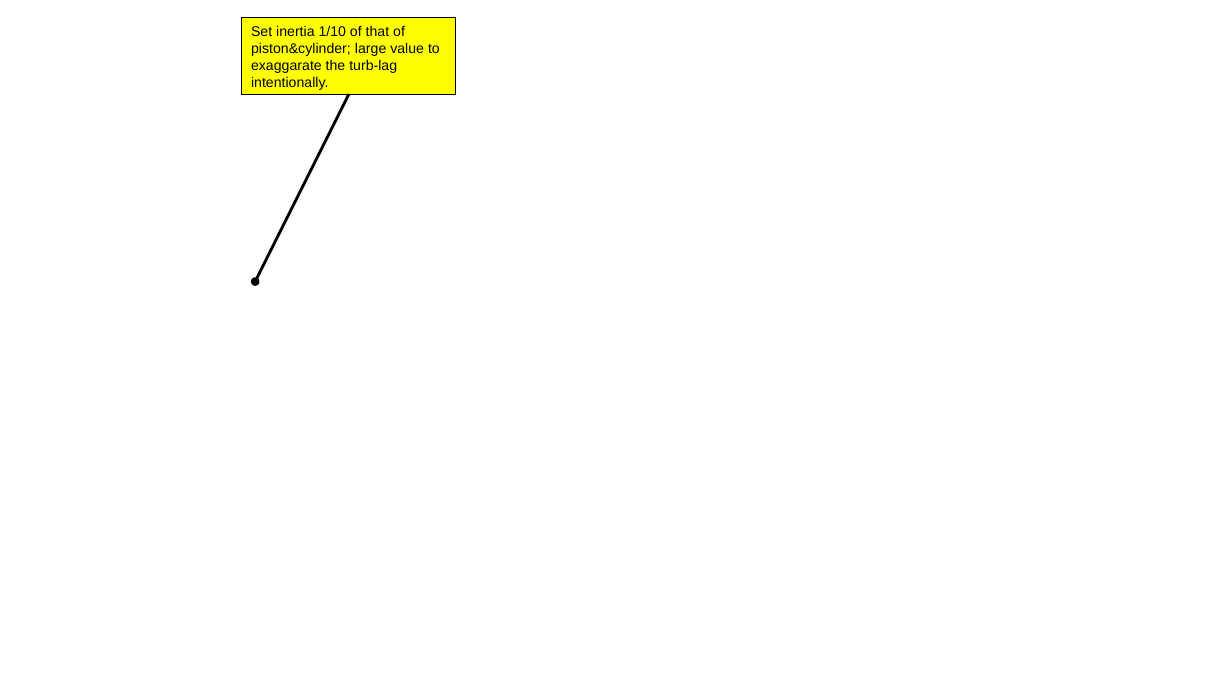
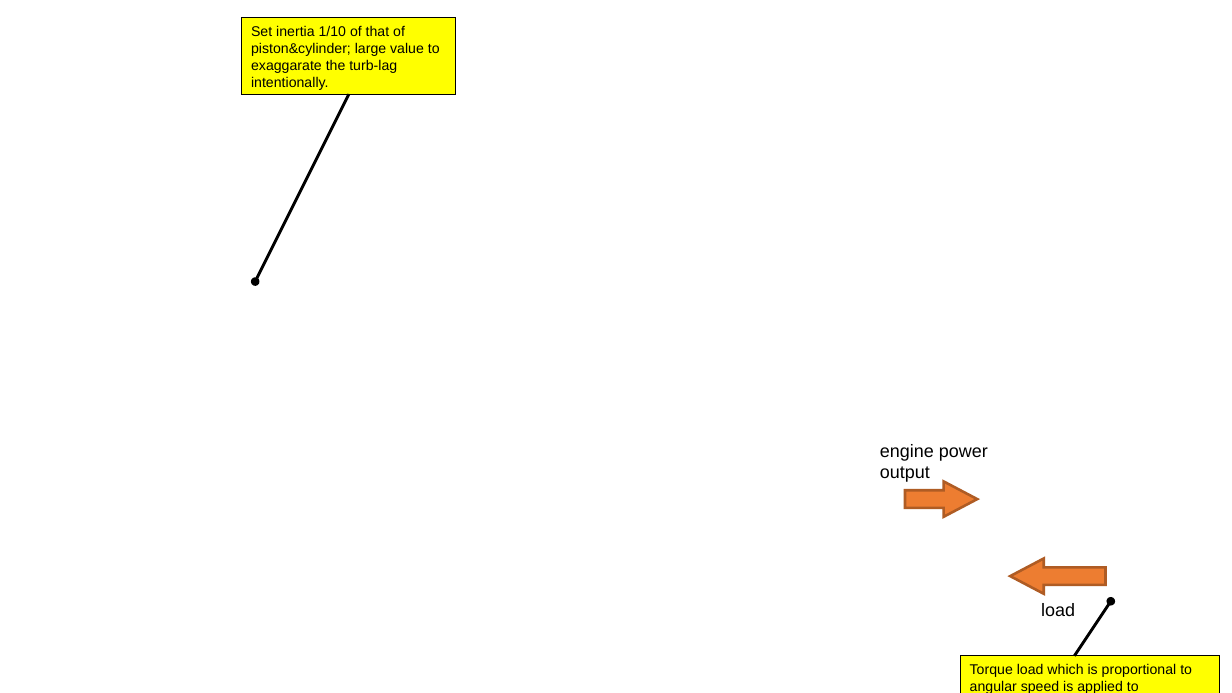
Before and after one commit to zeta-plusplus/PropulsionSystem, a slide deck: slide 2 of docs/Examples/Engines/Transient/O360-turbocharged-vs-none/makeFig_O360-turbocharged-vs-none.pptx. Drawn at 1232x693 pixels with LibreOffice and Linux fonts; fonts in the diff are those of the drawing; background and template pictures are left out. Boxes give left, top, right and bottom in pixels: in the first picture for what was removed or moved away, otherwise in the second. Text is boxed around its words. In the diff, an @@ line names an element or a change of style, - is before the commit and + after.

```diff
--- a/docs/Examples/Engines/Transient/O360-turbocharged-vs-none/makeFig_O360-turbocharged-vs-none.pptx
+++ b/docs/Examples/Engines/Transient/O360-turbocharged-vs-none/makeFig_O360-turbocharged-vs-none.pptx
@@ rectangle "Set inertia 1/10 of that ..." at <box>242,18,456,94</box>: outline #000000 0.75 pt to #000000 0 pt @@
@@ text added at <box>880,444,988,482</box>, 14 pt, text #000000 @@
+engine power output
@@ up arrow added at <box>905,482,977,517</box>, fill #ED7D31, outline #AF5C24 2 pt @@
@@ up arrow added at <box>1011,559,1106,594</box>, fill #ED7D31, outline #AF5C24 2 pt @@
@@ text added at <box>1041,603,1075,616</box>, 14 pt, text #000000 @@
+load
@@ arrow added from (1075, 656) to (1111, 602), #000000 2.25 pt @@
@@ rectangle added at <box>961,656,1221,693</box>, fill #FFFF00, outline #000000 0 pt, 11 pt, text #000000 @@
+Torque load which is proportional to angular speed is applied to crankshaft.
+→ power output ∝ engine speed.
```
Also in this commit, not shown: 3 other slides changed, 1 slide added, 4 other files.
